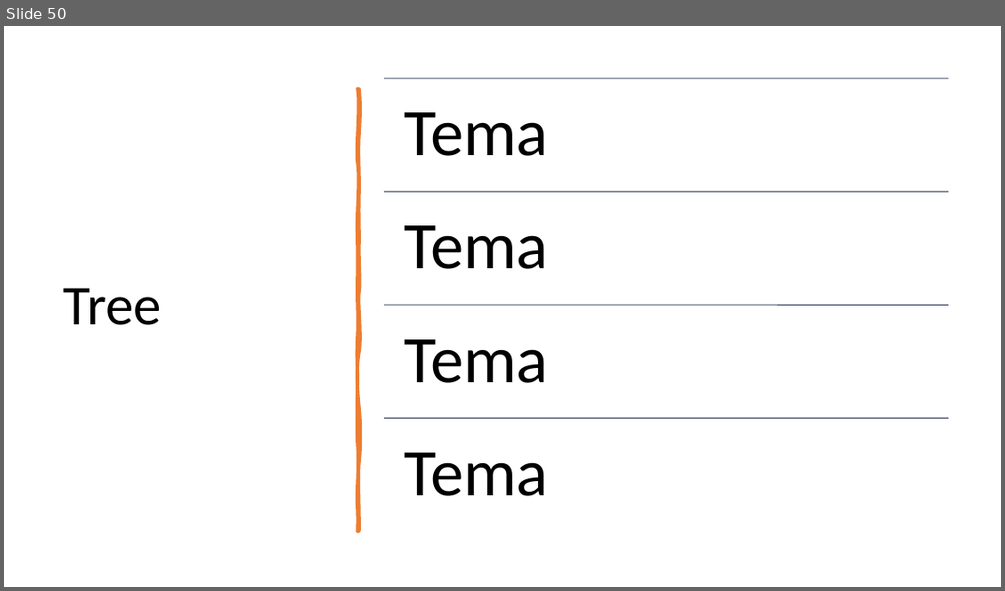
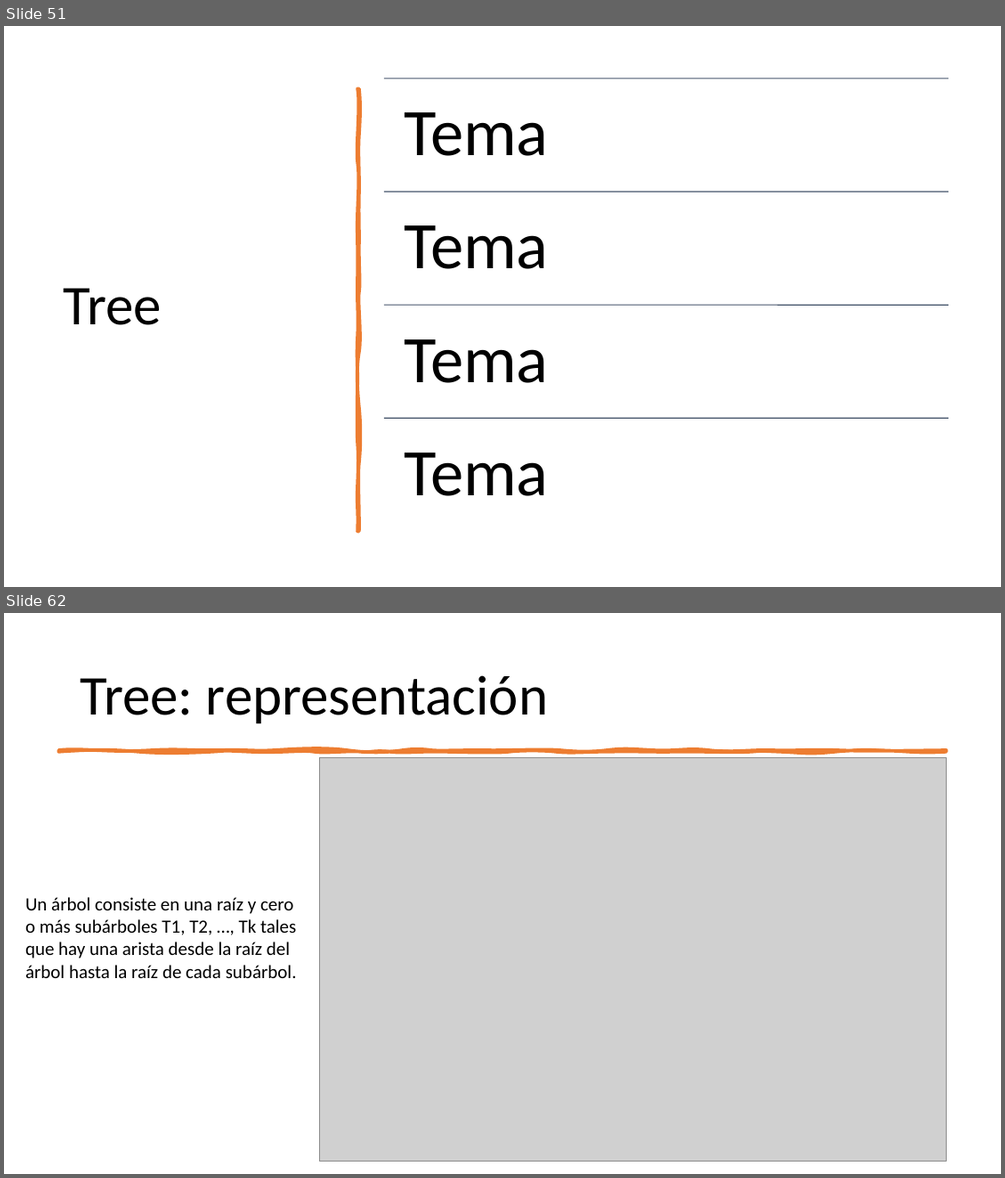
Before and after one commit to ppa-docencia-u/usm-est-datos, a slide deck: presentacion/Estructuras de datos-1.pptx. Shown one above the other, each under a label of ours: slide 50 before the commit, slides 51 and 62 after it; the slides between them are not shown. The pictures are 1005x591 and 1005x1178 pixels, drawn with LibreOffice and Linux fonts; fonts in the diff are those of the drawing; grey boxes stand for pictures. Boxes give left, top, right and bottom in pixels: in the first picture for what was removed or moved away, otherwise in the second. Text is boxed around its words. In the diff, an @@ line names an element or a change of style, - is before the commit and + after.

```diff
--- a/presentacion/Estructuras de datos-1.pptx
+++ b/presentacion/Estructuras de datos-1.pptx
@@ slide 62 added at box(4, 613, 1001, 1174), background #FFFFFF @@
@@ title added at box(80, 675, 548, 723), 54 pt, text #000000 @@
+Tree: representación
@@ freeform shape added at box(58, 750, 947, 751), fill #ED7D31, outline #ED7D31 3.25 pt @@
@@ picture added at box(319, 758, 947, 1161) @@
@@ text added at box(25, 897, 297, 978), 18 pt, text #000000 @@
+Un árbol consiste en una raíz y cero o más subárboles T1, T2, …, Tk tales que hay una arista desde la raíz del árbol hasta la raíz de cada subárbol.
@@ what was slide 50 is now slide 51 @@
```
Also in this commit, not shown: 1 slide changed, 27 other slides added, 4 other files.
